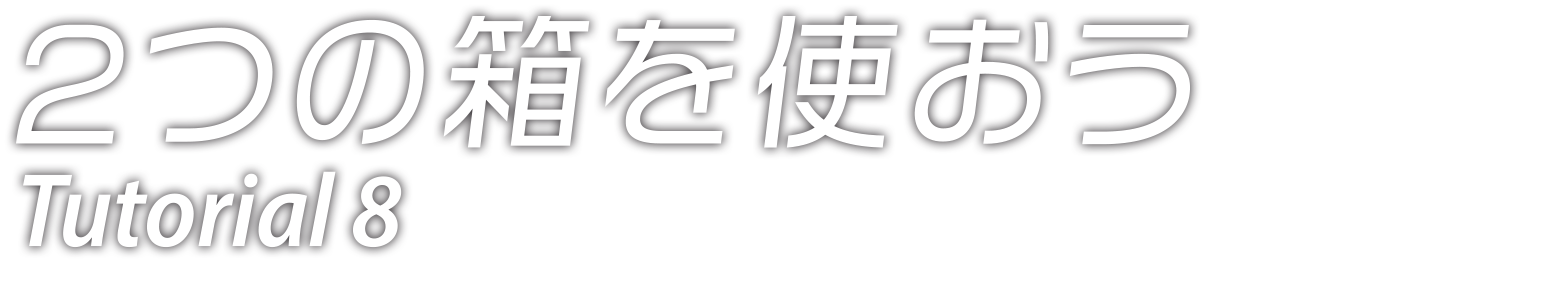
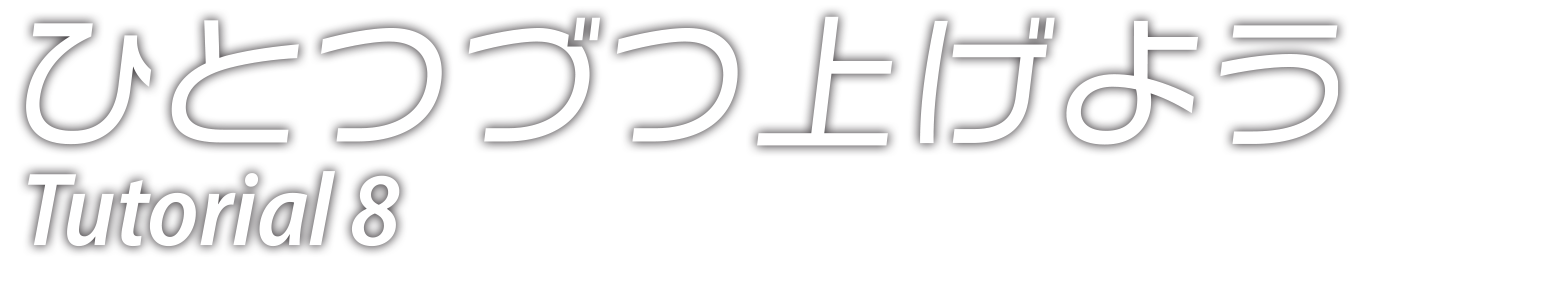
Layers edited between the first and the second (1548, 288) image:
added layer "ベクトルスマートオブジェクト" (1st of 3) above "ベクトルスマートオブジェクト" over (26, 16, 1339, 247)
hid "ベクトルスマートオブジェクト" (3rd of 3) over (16, 16, 1190, 248)
